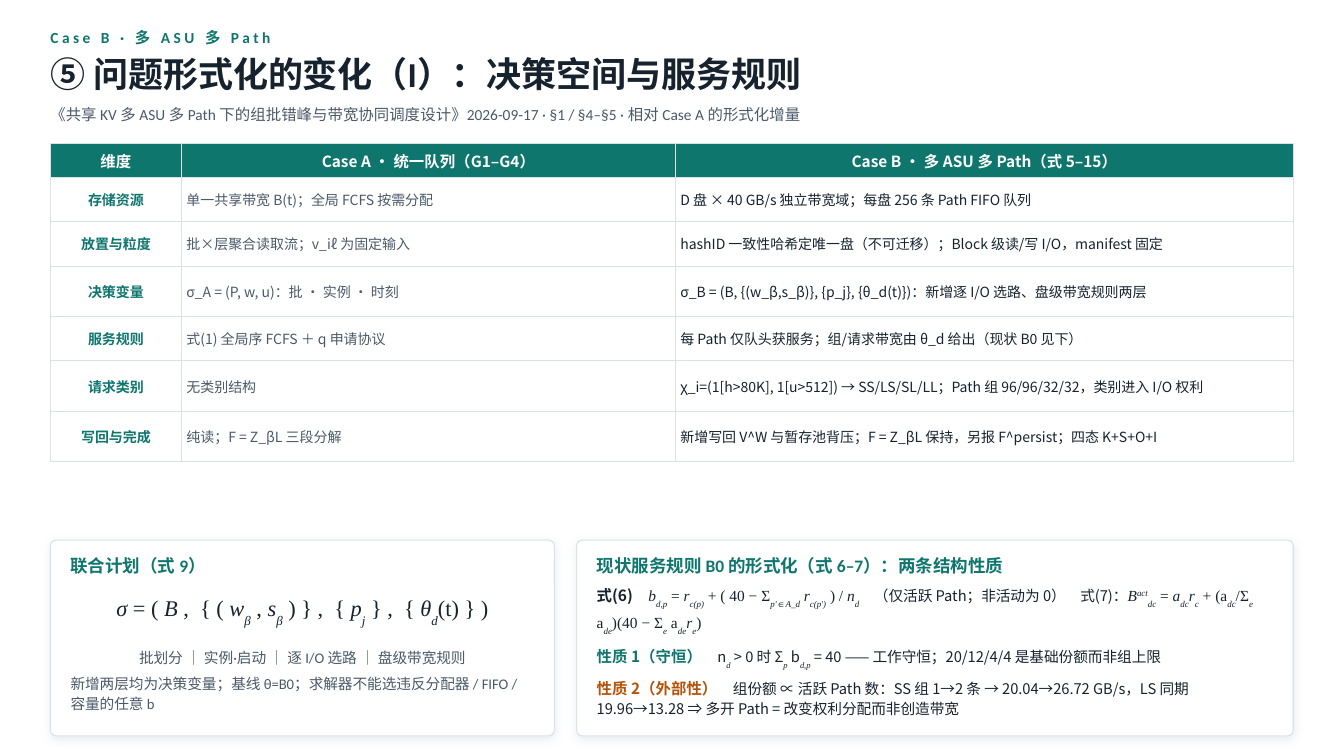
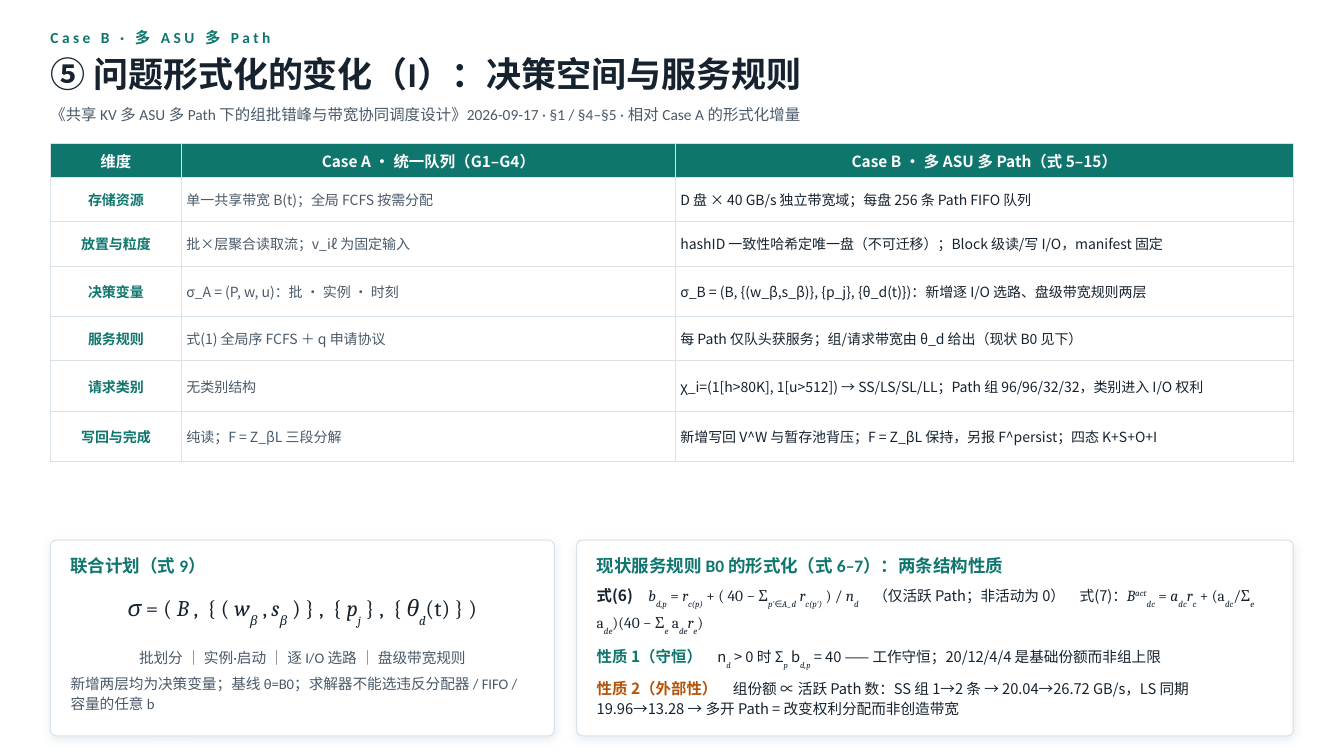
Before and after one commit to QiliangLi/status_aware_network, a slide deck: slide 5 of 共享KV调度形式化分析汇总PPT-20260917.pptx. Drawn at 1344x756 pixels with LibreOffice and Linux fonts; fonts in the diff are those of the drawing. Boxes give left, top, right and bottom in pixels: in the first picture for what was removed or moved away, otherwise in the second. Text is boxed around its words. In the diff, an @@ line names an element or a change of style, - is before the commit and + after.

```diff
--- a/共享KV调度形式化分析汇总PPT-20260917.pptx
+++ b/共享KV调度形式化分析汇总PPT-20260917.pptx
@@ text "σ = ( B , ..." at box(128, 600, 450, 619): font Times New Roman to Cambria @@
@@ text "式(6) bd,p = rc(p) + ..." at box(597, 588, 1127, 631): font Times New Roman to Cambria in "bd,p = rc(p) + ( 40 − ..." @@
@@ text "性质 1（守恒） nd > 0 ..." at box(597, 649, 1161, 670): font Times New Roman to Cambria in "nd Σp bd,p" @@
@@ text at box(597, 681, 1189, 716): text changed @@
-性质 2（外部性） 组份额 ∝ 活跃 Path 数：SS 组 1→2 条 → 20.04→26.72 GB/s，LS 同期 19.96→13.28 ⇒ 多开 Path = 改变权利分配而非创造带宽
+性质 2（外部性） 组份额 ∝ 活跃 Path 数：SS 组 1→2 条 → 20.04→26.72 GB/s，LS 同期 19.96→13.28 → 多开 Path = 改变权利分配而非创造带宽
```
Also in this commit, not shown: 6 other slides changed, 1 other file.
